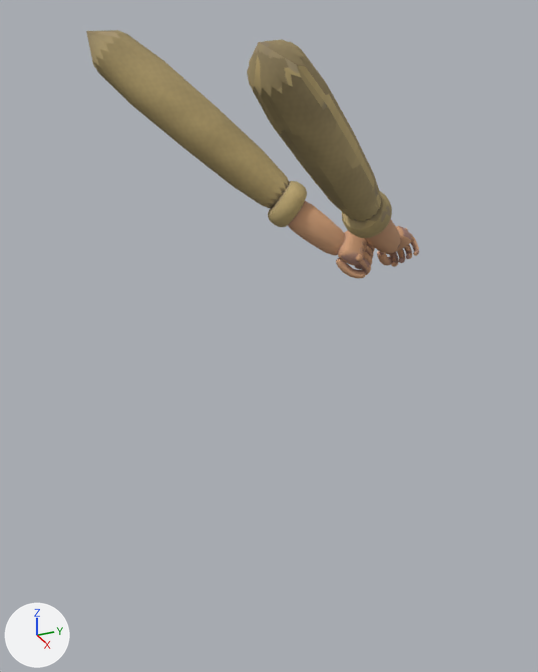
One commit to the glTF model game/assets/models/fp_arms.glb: the scene before it, then after it.
Rendered twice from a camera (50 mm lens) standing at (1.778, -0.733, 0.984) and looking at (0.143, 0.003, 0.166). Every picture has the same lights, and +X, +Y and +Z are marked at lower left. The first picture is the older version. Both versions are drawn at frame 17 of the action 'AN_FP_Mine'; the numbers are the values there.

In view in the first picture: 'ArmL', 'ArmR'.
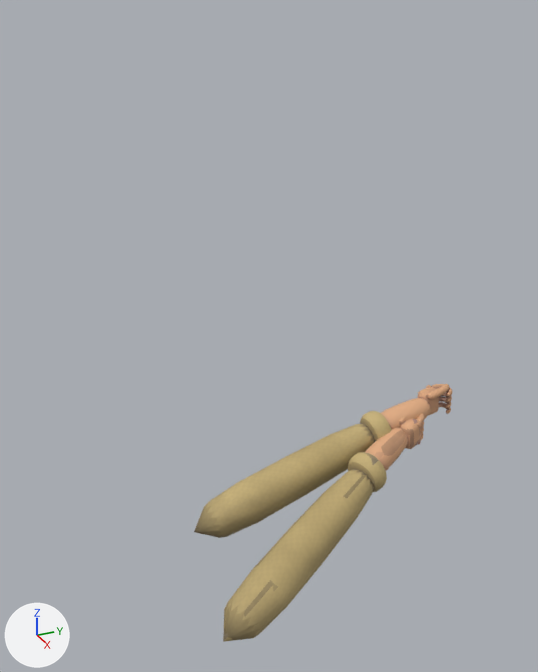
The change in detail:
Object 'ArmL' (ob_arml) moves from (0.181, 0.241, 0.364) to (0.126, 0.599, -0.174).
Object 'ArmL' (ob_arml) turns from (41, 138, 11) to (5.7, 1, 2.5) degrees about x, y and z.
Object 'ArmR' (ob_armr) moves from (0.168, 0.375, 0.361) to (0.152, 0.482, -0.224).
Object 'ArmR' (ob_armr) turns from (42, -138, -8.6) to (5.7, -0.7, 19) degrees about x, y and z.

What differs and where, as boxes (x1, y1, x2, y2) in the pictures (538 x 672 px):
'ArmR', moved, turned
    before: (247, 39, 419, 267)
    after: (223, 414, 425, 642)
'ArmL', moved, turned
    before: (86, 30, 375, 278)
    after: (194, 384, 452, 538)
